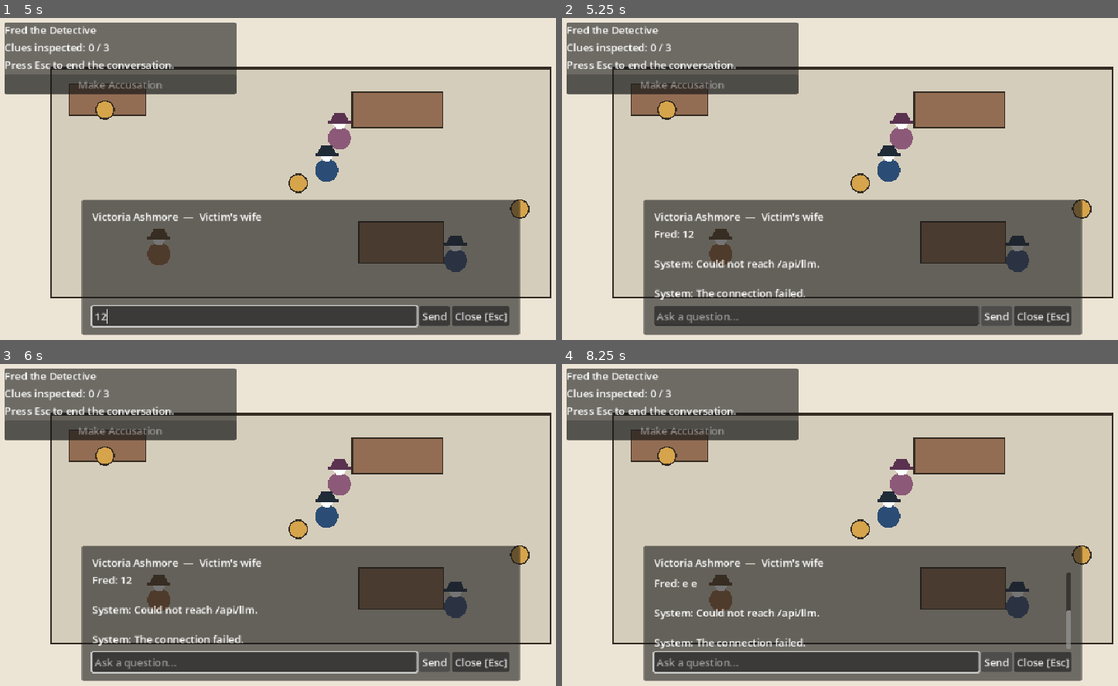
Above: before the commit, frames 1-4 (two rows, left to right).
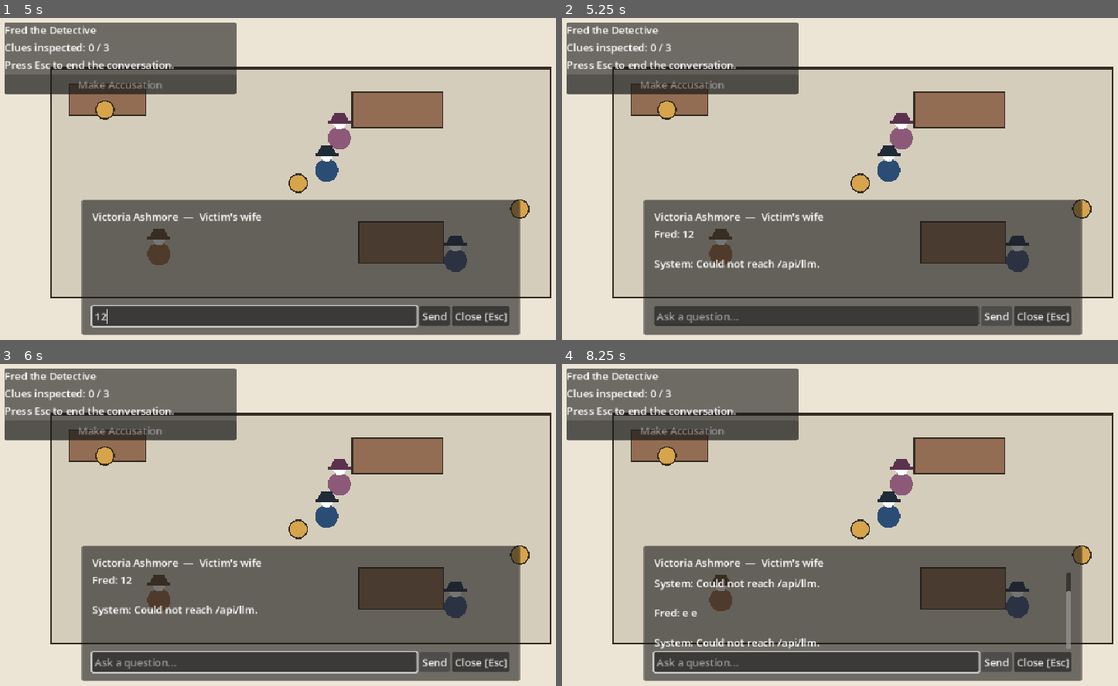
Above: after the commit, the same moments.

Repository: grand-cat-unknown/fred-the-detective
Game: Godot game, scene res://scenes/main.tscn
Two runs of this game, one before a commit and one after it. Both use one fixed random seed, a clock stepped at 60 frames per second and the inputs below.
Inputs (mouse positions are in pixels of both pictures, inside the frame that each line leads up to):
- Up to frame 1 (5 s): tap Enter at 0.5 s; hold Right (ui_right) 0.53-1.28 s; hold E (interact) 0.53-1.28 s; hold Down (ui_down) 1.28-2.03 s; tap E (interact) at 1.35, 2.85 s; hold Right (ui_right) 2.03-2.78 s; hold E (interact) 2.03-2.78 s; hold Up (ui_up) 2.78-3.53 s; hold Left (ui_left) 3.53-4.25 s; hold E (interact) 3.53-4.25 s; click (255, 317) at 4.27 s; type "12" at 4.35 s
- Up to frame 2 (5.25 s): click "Send" at 5 s
- Up to frame 3 (6 s): tap Space at 5.75 s; hold Left (ui_left) from 5.78 s (still down); tap E (interact) at 5.85 s
- Up to frame 4 (8.25 s): tap Enter at 6.5, 8 s; release Left (ui_left) at 6.53 s; hold Down (ui_down) 6.53-7.28 s; hold E (interact) 6.53-7.28 s; tap Space at 7.25 s; hold Right (ui_right) 7.28-8.03 s; tap E (interact) at 7.35 s; hold Up (ui_up) from 8.03 s (still down); hold E (interact) from 8.03 s (still down)

Frame 1 is identical in both runs. In frame 2, 0.4% of the frame differs, in the area x 16-44%, y 84-88%; in frame 3, 0.4%; in frame 4, 1.1%, in the area x 16-92%, y 66-89%.

Commit message:
Clean up, works ?

Diff:
--- a/scripts/game.gd
+++ b/scripts/game.gd
@@ -83,6 +83,7 @@
 var dialog_open := false
 var clue_panel_open := false
 var request_in_flight := false
+var pending_request_npc_index := -1
 var accusation_correct := false
 
 var hud_layer: CanvasLayer
@@ -153,6 +154,9 @@
 	if game_phase != Phase.EXPLORE:
 		return
 
+	if request_in_flight:
+		return
+
 	if event.is_action_pressed("interact"):
 		var npc_idx := _nearest_npc_in_range()
 		var clue_idx := _nearest_clue_in_range()
@@ -600,12 +604,17 @@
 
 
 func _append_dialogue(speaker: String, text: String) -> void:
-	if active_npc_index < 0:
-		return
-	suspect_dialogue_lines[active_npc_index].append("%s: %s" % [speaker, text])
-	while suspect_dialogue_lines[active_npc_index].size() > MAX_DIALOGUE_LINES:
-		suspect_dialogue_lines[active_npc_index].remove_at(0)
-	_refresh_dialogue_output()
+	_append_dialogue_for(active_npc_index, speaker, text)
+
+
+func _append_dialogue_for(suspect_idx: int, speaker: String, text: String) -> void:
+	if suspect_idx < 0 or suspect_idx >= suspect_dialogue_lines.size():
+		return
+	suspect_dialogue_lines[suspect_idx].append("%s: %s" % [speaker, text])
+	while suspect_dialogue_lines[suspect_idx].size() > MAX_DIALOGUE_LINES:
+		suspect_dialogue_lines[suspect_idx].remove_at(0)
+	if suspect_idx == active_npc_index:
+		_refresh_dialogue_output()
 
 
 func _set_dialogue_busy(is_busy: bool, status_text: String) -> void:
@@ -614,6 +623,8 @@
 	send_button.disabled = is_busy
 	dialogue_status_label.visible = not status_text.is_empty()
 	dialogue_status_label.text = status_text
+	if status_label != null:
+		_update_hud()
 
 
 func _on_dialogue_submitted(_text: String) -> void:
@@ -624,28 +635,31 @@
 	if request_in_flight or active_npc_index < 0:
 		return
 
+	var suspect_idx := active_npc_index
 	var message := dialogue_input.text.strip_edges()
 	if message.is_empty():
 		return
 
 	_append_dialogue("Fred", message)
-	suspect_conversations[active_npc_index].append("Fred: %s" % message)
-	while suspect_conversations[active_npc_index].size() > MAX_CONVERSATION_LINES:
-		suspect_conversations[active_npc_index].remove_at(0)
-	suspect_talked[active_npc_index] = true
+	suspect_conversations[suspect_idx].append("Fred: %s" % message)
+	while suspect_conversations[suspect_idx].size() > MAX_CONVERSATION_LINES:
+		suspect_conversations[suspect_idx].remove_at(0)
+	suspect_talked[suspect_idx] = true
 	dialogue_input.clear()
 
-	var suspect: Dictionary = SUSPECTS[active_npc_index]
+	var suspect: Dictionary = SUSPECTS[suspect_idx]
 	_set_dialogue_busy(true, "%s is thinking..." % suspect["name"])
+	pending_request_npc_index = suspect_idx
 
 	var payload := JSON.stringify({
-		"input": _build_llm_input(active_npc_index),
+		"input": _build_llm_input(suspect_idx),
 		"instructions": suspect["instructions"],
 		"max_output_tokens": 180,
 	})
 	var headers := PackedStringArray(["Content-Type: application/json"])
 	var error := llm_request.request(_get_llm_endpoint(), headers, HTTPClient.METHOD_POST, payload)
 	if error != OK:
+		pending_request_npc_index = -1
 		_set_dialogue_busy(false, "")
 		_append_dialogue("System", "Could not reach /api/llm.")
 
@@ -671,23 +685,25 @@
 
 
 func _on_llm_request_completed(result: int, response_code: int, _headers: PackedStringArray, body: PackedByteArray) -> void:
+	var suspect_idx := pending_request_npc_index
+	pending_request_npc_index = -1
 	_set_dialogue_busy(false, "")
 
-	if active_npc_index < 0:
-		return
-
-	var suspect: Dictionary = SUSPECTS[active_npc_index]
+	if suspect_idx < 0 or suspect_idx >= SUSPECTS.size():
+		return
+
+	var suspect: Dictionary = SUSPECTS[suspect_idx]
 	var parsed: Variant = JSON.parse_string(body.get_string_from_utf8())
 
 	if result != HTTPRequest.RESULT_SUCCESS:
-		_append_dialogue("System", "The connection failed.")
+		_append_dialogue_for(suspect_idx, "System", "The connection failed.")
 		return
 
 	if response_code != 200:
 		var error_text := "The line went dead."
 		if typeof(parsed) == TYPE_DICTIONARY and parsed.has("error"):
 			error_text = str(parsed["error"])
-		_append_dialogue("System", error_text)
+		_append_dialogue_for(suspect_idx, "System", error_text)
 		return
 
 	var reply := ""
@@ -696,14 +712,14 @@
 	if reply.is_empty():
 		reply = "%s says nothing." % suspect["name"]
 
-	suspect_conversations[active_npc_index].append("%s: %s" % [suspect["name"], reply])
-	while suspect_conversations[active_npc_index].size() > MAX_CONVERSATION_LINES:
-		suspect_conversations[active_npc_index].remove_at(0)
-
-	_append_dialogue(suspect["name"], reply)
-	_update_hud()
-
-	if dialog_open:
+	suspect_conversations[suspect_idx].append("%s: %s" % [suspect["name"], reply])
+	while suspect_conversations[suspect_idx].size() > MAX_CONVERSATION_LINES:
+		suspect_conversations[suspect_idx].remove_at(0)
+
+	_append_dialogue_for(suspect_idx, suspect["name"], reply)
+	_update_hud()
+
+	if dialog_open and active_npc_index == suspect_idx:
 		dialogue_input.grab_focus()
 
 
@@ -720,6 +736,7 @@
 	dialog_open = false
 	clue_panel_open = false
 	request_in_flight = false
+	pending_request_npc_index = -1
 	accusation_correct = false
 
 	dialogue_panel.visible = false
@@ -740,12 +757,14 @@
 		if found:
 			found_count += 1
 	status_label.text = "Clues inspected: %d / %d" % [found_count, CLUES.size()]
-	accuse_button.disabled = not _can_accuse()
+	accuse_button.disabled = request_in_flight or not _can_accuse()
 
 	if game_phase == Phase.RESULT:
 		hint_label.text = "Case closed."
 	elif game_phase == Phase.ACCUSE:
 		hint_label.text = "Choose your suspect carefully."
+	elif request_in_flight:
+		hint_label.text = "Waiting for an answer."
 	elif dialog_open:
 		hint_label.text = "Press Esc to end the conversation."
 	elif clue_panel_open:
Not shown, changed: README.md
Not shown, changed: api/auth.js
Not shown, changed: api/llm.js
Not shown, changed: lib/auth.js
Not shown, changed: public/index.html
Not shown, changed: public/index.pck
Not shown, changed: scripts/export-web.sh
